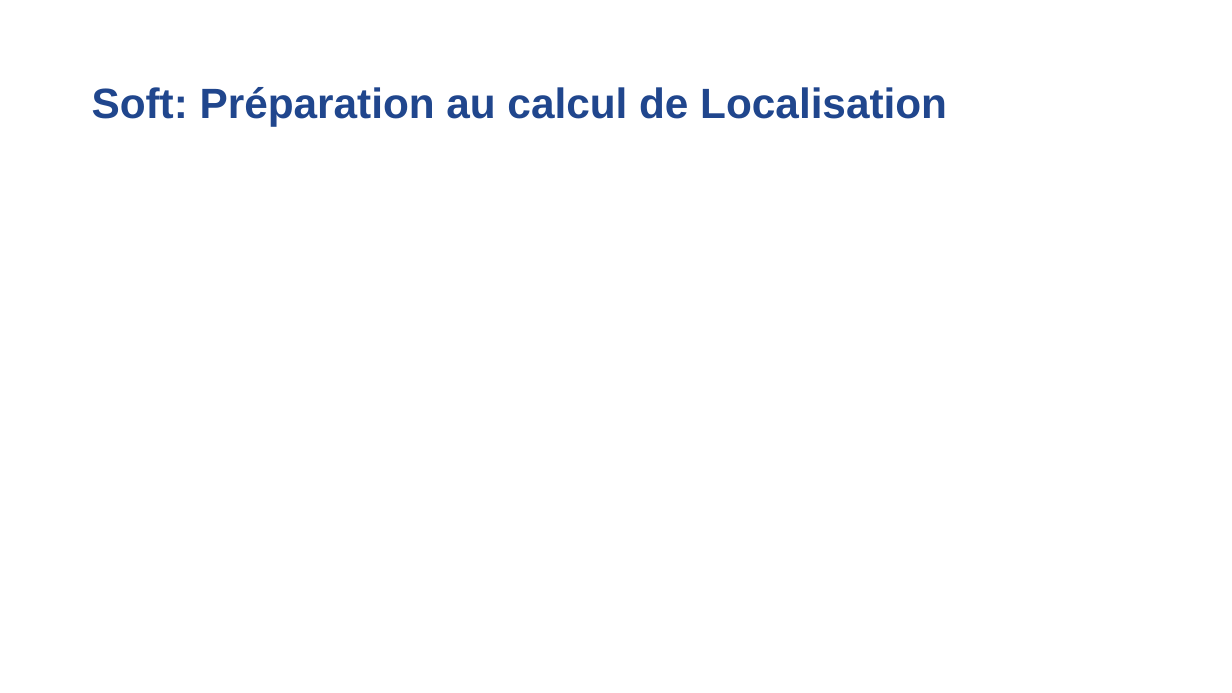
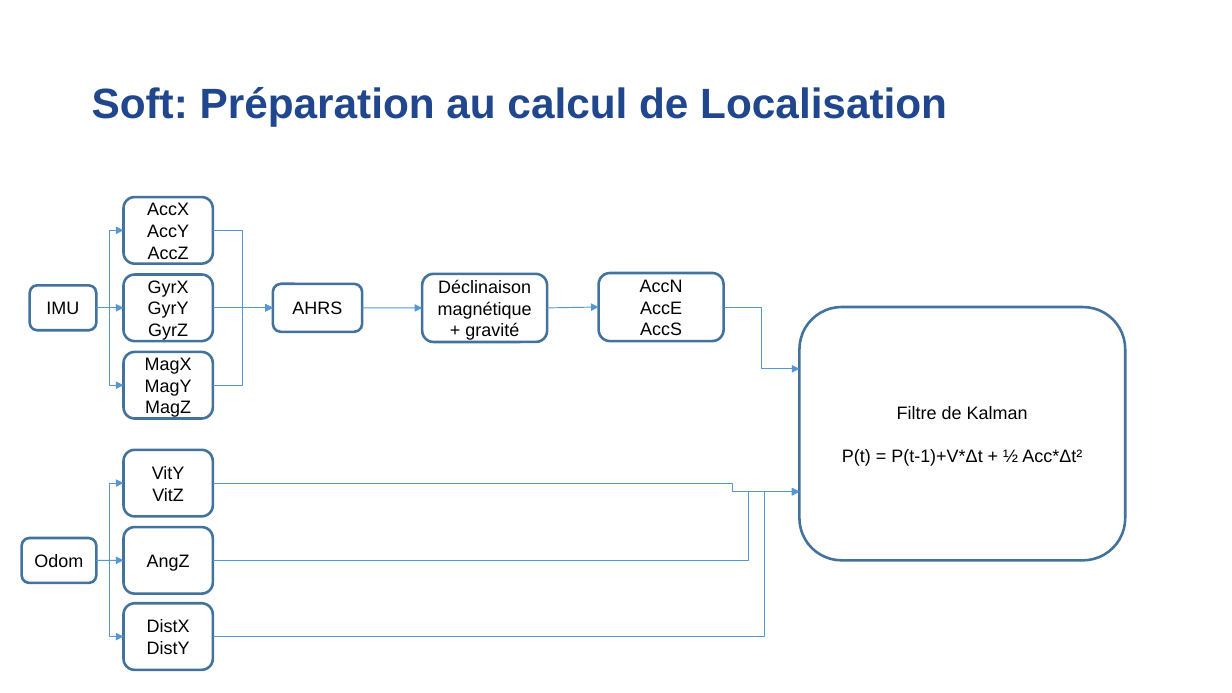
Before and after one commit to Laffargue-ElsysDesign/Robot_Surveillance_V3, a slide deck: slide 10 of GestionDeProjet/Reunions/Reunion_23_06_2022/Reunion_avancement23_06_22.pptx. Drawn at 1232x693 pixels with LibreOffice and Linux fonts; fonts in the diff are those of the drawing; background and template pictures are left out. Boxes give left, top, right and bottom in pixels: in the first picture for what was removed or moved away, otherwise in the second. Text is boxed around its words. In the diff, an @@ line names an element or a change of style, - is before the commit and + after.

```diff
--- a/GestionDeProjet/Reunions/Reunion_23_06_2022/Reunion_avancement23_06_22.pptx
+++ b/GestionDeProjet/Reunions/Reunion_23_06_2022/Reunion_avancement23_06_22.pptx
@@ rounded rectangle added at [124,197,213,263], outline #43739E 2 pt, 14 pt, text #000000 @@
+AccX
+AccY
+AccZ
@@ elbow arrow added from (96, 308) to (124, 230), #5698D3 0.75 pt @@
@@ elbow arrow added from (213, 230) to (273, 308), #5698D3 0.75 pt @@
@@ rounded rectangle added at [30,286,96,331], outline #43739E 2 pt, 14 pt, text #000000 @@
+IMU
@@ rounded rectangle added at [124,274,213,341], outline #43739E 2 pt, 14 pt, text #000000 @@
+GyrX
+GyrY
+GyrZ
@@ rounded rectangle added at [273,284,362,332], outline #43739E 2 pt, 14 pt, text #000000 @@
+AHRS
@@ rounded rectangle added at [422,274,547,342], outline #43739E 2 pt, 14 pt, text #000000 @@
+Déclinaison magnétique
++ gravité
@@ rounded rectangle added at [599,273,724,341], outline #43739E 2 pt, 14 pt, text #000000 @@
+AccN
+AccE
+AccS
@@ arrow added from (96, 308) to (124, 308), #5698D3 0.75 pt @@
@@ elbow arrow added from (96, 308) to (124, 385), #5698D3 0.75 pt @@
@@ arrow added from (213, 308) to (273, 308), #5698D3 0.75 pt @@
@@ elbow arrow added from (213, 385) to (273, 308), #5698D3 0.75 pt @@
@@ arrow added from (362, 308) to (422, 308), #5698D3 0.75 pt @@
@@ arrow added from (547, 308) to (599, 307), #5698D3 0.75 pt @@
@@ elbow arrow added from (724, 307) to (799, 369), #5698D3 0.75 pt @@
@@ rounded rectangle added at [799,307,1126,560], outline #43739E 2 pt, 14 pt, text #000000 @@
+Filtre de Kalman
+P(t) = P(t-1)+V*Δt + ½ Acc*Δt²
@@ rounded rectangle added at [124,352,213,419], outline #43739E 2 pt, 14 pt, text #000000 @@
+MagX
+MagY
+MagZ
@@ rounded rectangle added at [124,450,213,517], outline #43739E 2 pt, 14 pt, text #000000 @@
+VitY
+VitZ
@@ elbow arrow added from (96, 561) to (124, 483), #5698D3 0.75 pt @@
@@ elbow arrow added from (213, 560) to (799, 492), #5698D3 0.75 pt @@
@@ elbow arrow added from (213, 483) to (799, 492), #5698D3 0.75 pt @@
@@ elbow arrow added from (213, 637) to (799, 492), #5698D3 0.75 pt @@
@@ rounded rectangle added at [21,538,96,583], outline #43739E 2 pt, 14 pt, text #000000 @@
+Odom
@@ rounded rectangle added at [124,527,213,593], outline #43739E 2 pt, 14 pt, text #000000 @@
+AngZ
@@ elbow arrow added from (96, 561) to (124, 637), #5698D3 0.75 pt @@
@@ arrow added from (96, 561) to (124, 560), #5698D3 0.75 pt @@
@@ rounded rectangle added at [124,604,213,670], outline #43739E 2 pt, 14 pt, text #000000 @@
+DistX
+DistY
```
Also in this commit, not shown: 2 other slides changed, 1 slide added, 1 slide removed.
